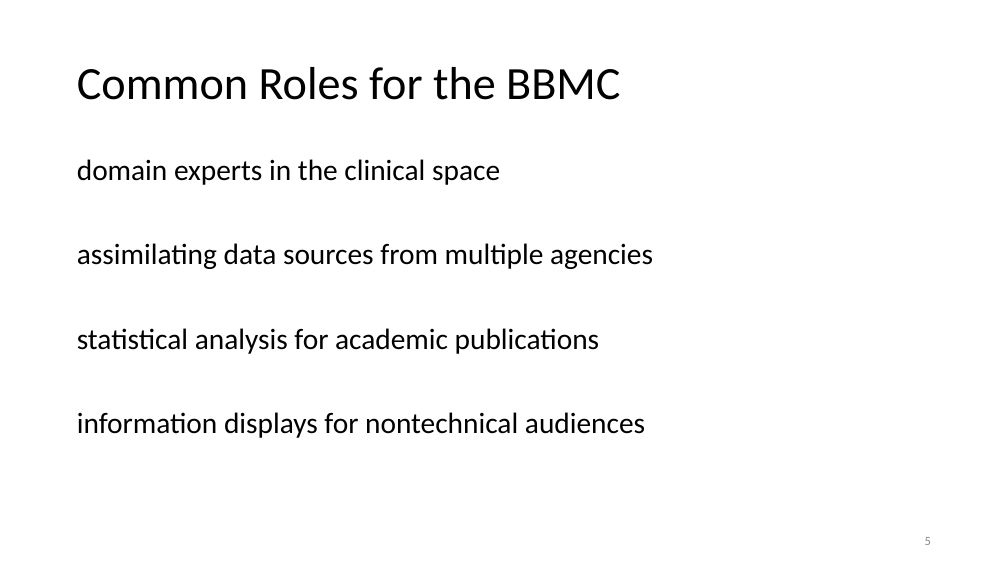
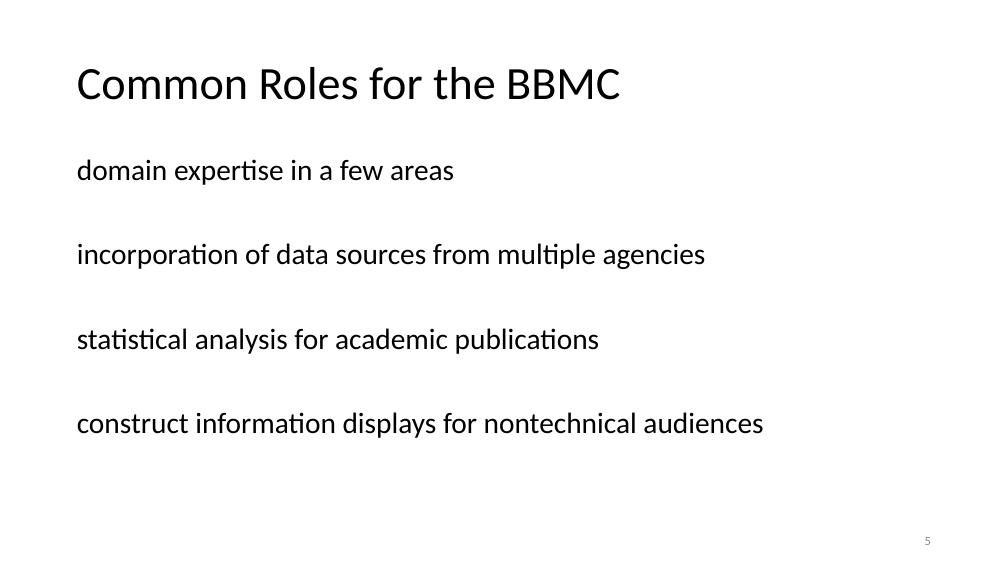
Before and after one commit to dss-ialh/displaying-health-data, a slide deck: slide 5 of documentation/products/beasley/dhd-2018-uvic-3-a-beasley-2018-11-29.pptx. Drawn at 1008x567 pixels with LibreOffice and Linux fonts; fonts in the diff are those of the drawing. Boxes give left, top, right and bottom in pixels: in the first picture for what was removed or moved away, otherwise in the second. Text is boxed around its words. In the diff, an @@ line names an element or a change of style, - is before the commit and + after.

```diff
--- a/documentation/products/beasley/dhd-2018-uvic-3-a-beasley-2018-11-29.pptx
+++ b/documentation/products/beasley/dhd-2018-uvic-3-a-beasley-2018-11-29.pptx
@@ text at [77, 159, 706, 269]: text changed @@
-domain experts in the clinical space
-assimilating data sources from multiple agencies
+domain expertise in a few areas
+incorporation of data sources from multiple agencies
@@ text at [77, 412, 763, 438]: text changed @@
-information displays for nontechnical audiences
+construct information displays for nontechnical audiences
```
Also in this commit, not shown: 3 other slides changed, 3 slides added, 1 slide removed, 1 other file.
